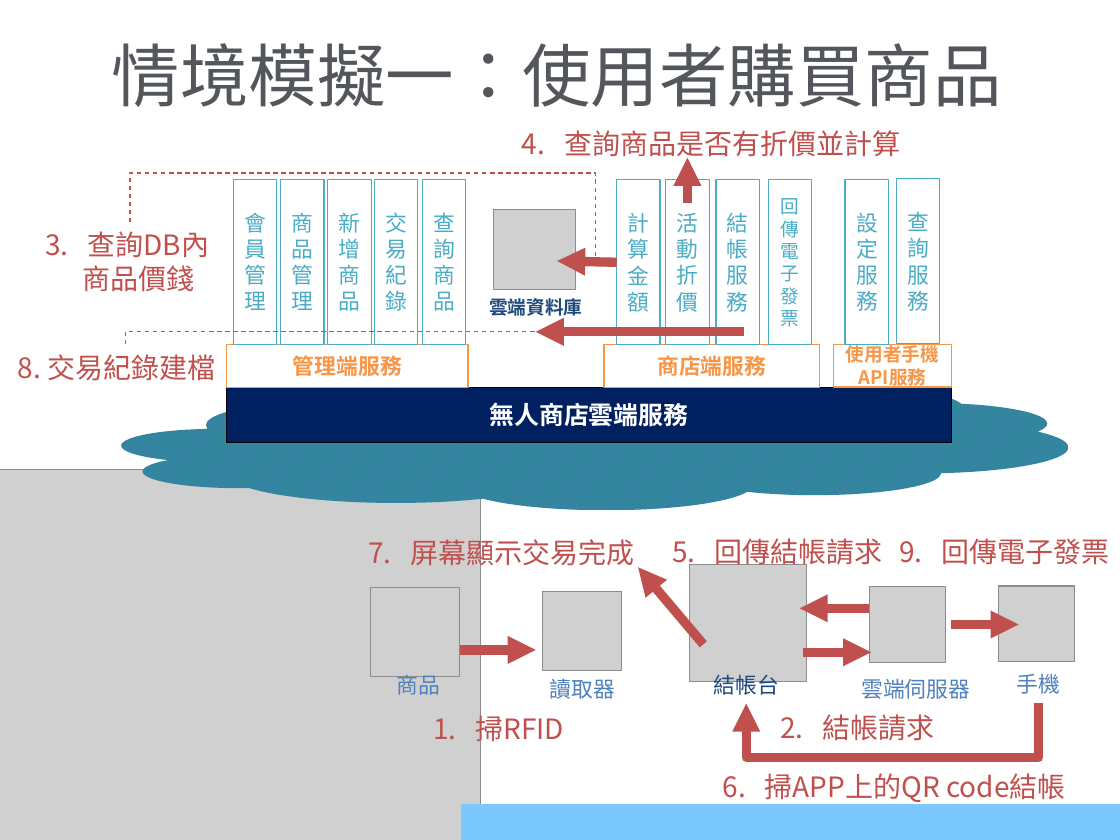
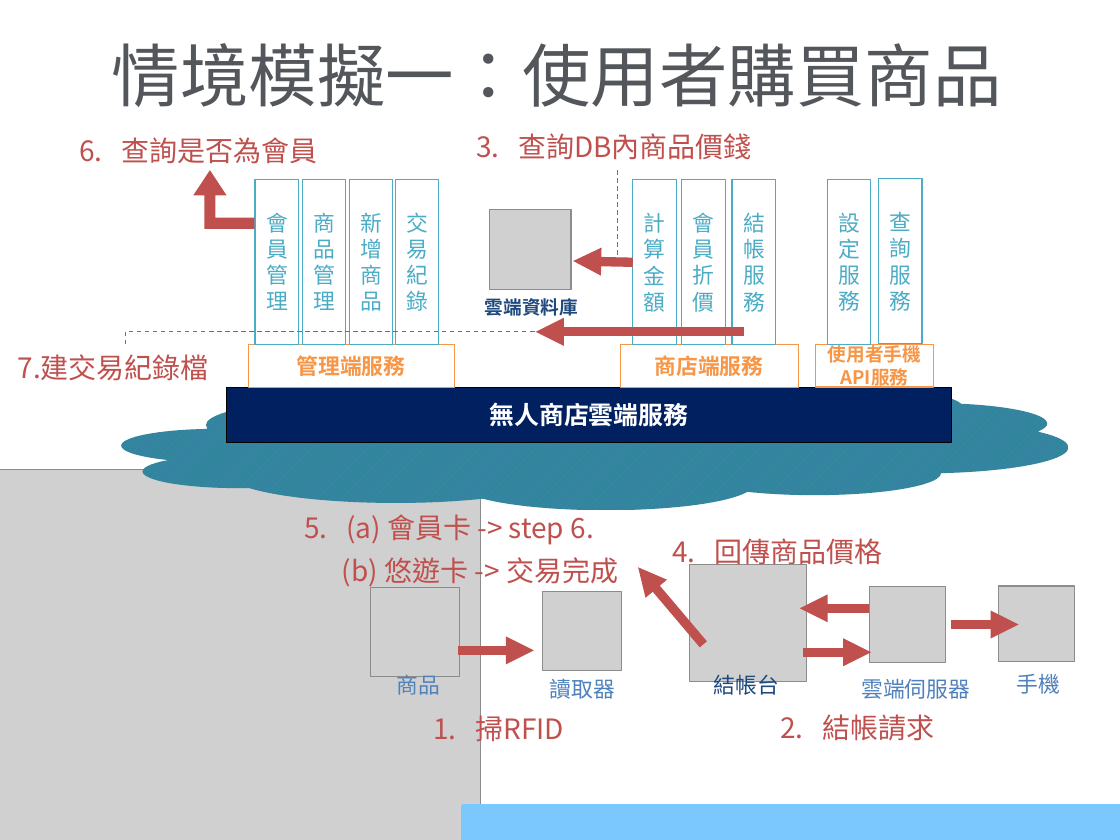
Before and after one commit to QINGSHURUNINDEXINGMING/PccuHW, a slide deck: slide 3 of 三下/資訊系統專題/資訊系統專題/無人商店架構圖.pptx. Drawn at 1120x840 pixels with LibreOffice and Linux fonts; fonts in the diff are those of the drawing; grey boxes stand for pictures. Boxes give left, top, right and bottom in pixels: in the first picture for what was removed or moved away, otherwise in the second. Text is boxed around its words. In the diff, an @@ line names an element or a change of style, - is before the commit and + after.

```diff
--- a/三下/資訊系統專題/資訊系統專題/無人商店架構圖.pptx
+++ b/三下/資訊系統專題/資訊系統專題/無人商店架構圖.pptx
@@ text added at (79, 137, 318, 164), 18 pt, text #C0504D @@
+6. 查詢是否為會員
@@ text at (518, 133, 752, 160): text changed @@
-3. 查詢DB內
-商品價錢
+3. 查詢DB內商品價錢
@@ bent up arrow added at (194, 170, 255, 228), fill #C0504D @@
@@ 4 rectangles: place and size @@
-4 rectangles at (234, 179, 418, 344)
+4 rectangles at (255, 179, 439, 344)
@@ elbow line moved from (130, 222) - (599, 261) to (618, 170) - (616, 264) @@
@@ group removed at (422, 130, 1109, 805): 3 texts, 2 rectangles, 1 elbow arrow, 1 arrow @@
-查詢商品
-回傳電子發票
-4. 查詢商品是否有折價並計算
-6. 掃APP上的QR code結帳
-9. 回傳電子發票
@@ rectangle "設定服務": place and size @@
-rectangle "設定服務" at (844, 179, 888, 344)
+rectangle "設定服務" at (828, 179, 871, 344)
@@ rectangle "查詢服務": place and size @@
-rectangle "查詢服務" at (896, 179, 940, 344)
+rectangle "查詢服務" at (878, 179, 922, 344)
@@ picture: place and size @@
-picture at (494, 209, 576, 290)
+picture at (489, 209, 571, 290)
@@ 3 rectangles, 1 arrow: place and size @@
-3 rectangles, 1 arrow at (557, 180, 759, 345)
+3 rectangles, 1 arrow at (573, 180, 776, 345)
@@ text in rectangle at (693, 213, 715, 312): text changed @@
-活動折價
+會員折價
@@ text "雲端資料庫": place and size @@
-text "雲端資料庫" at (489, 298, 582, 319)
+text "雲端資料庫" at (485, 298, 578, 319)
@@ text at (18, 354, 209, 381): text changed @@
-8. 交易紀錄建檔
+7.建交易紀錄檔
@@ rectangle "管理端服務": place and size @@
-rectangle "管理端服務" at (226, 345, 467, 388)
+rectangle "管理端服務" at (249, 345, 455, 388)
@@ rectangle "商店端服務": place and size @@
-rectangle "商店端服務" at (604, 345, 819, 388)
+rectangle "商店端服務" at (620, 345, 799, 388)
@@ rectangle "使用者手機API服務": place and size @@
-rectangle "使用者手機API服務" at (833, 344, 951, 386)
+rectangle "使用者手機API服務" at (815, 344, 933, 386)
@@ text at (342, 514, 618, 589): text changed @@
-7. 屏幕顯示交易完成
+5. (a) 會員卡 -> step 6.
+(b) 悠遊卡 -> 交易完成
@@ text at (672, 538, 882, 570): text changed @@
-5. 回傳結帳請求
+4. 回傳商品價格
```
Also in this commit, not shown: 1 other slide changed, 1 other file.
